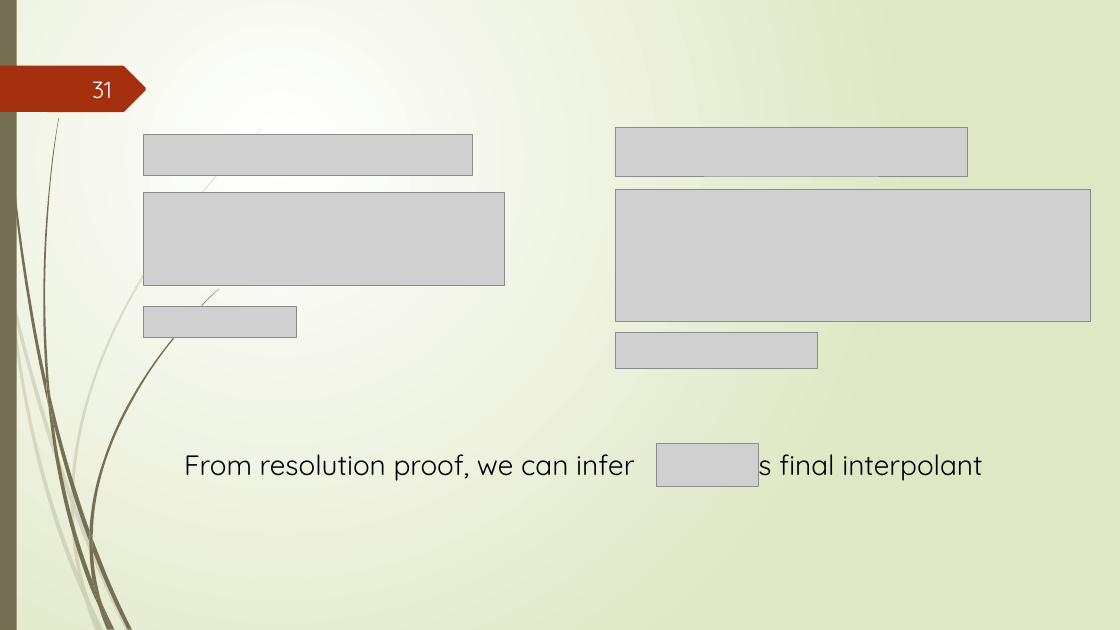
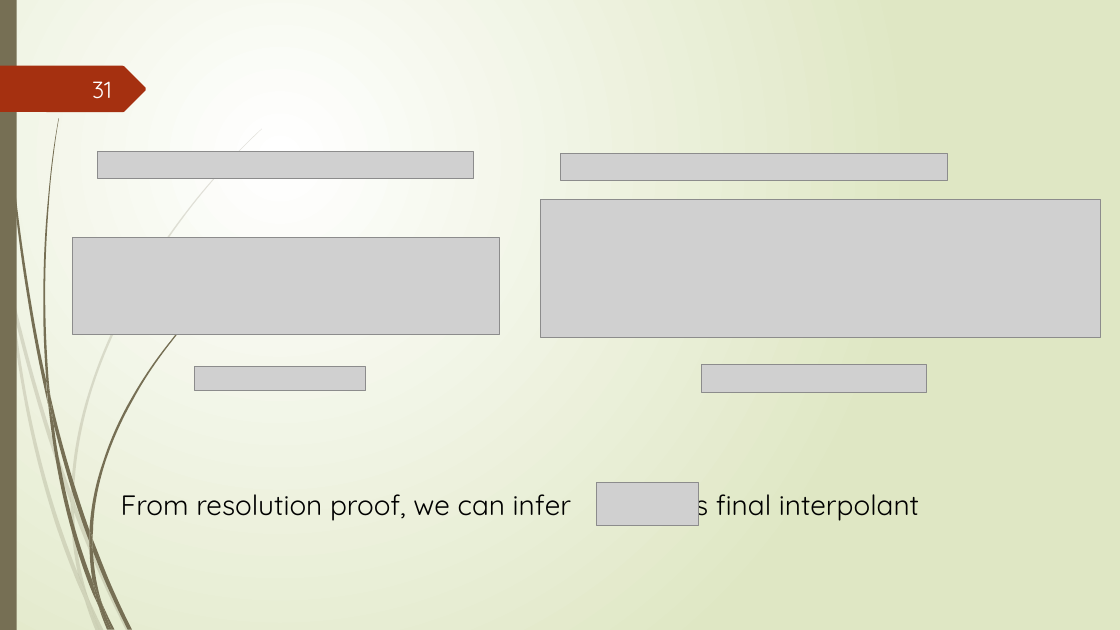
Before and after one commit to tungvx/raSAT, a slide deck: slide 31 of report/midterm.pptx. Drawn at 1120x630 pixels with LibreOffice and Linux fonts; fonts in the diff are those of the drawing; grey boxes stand for pictures. Boxes give left, top, right and bottom in pixels: in the first picture for what was removed or moved away, otherwise in the second. Text is boxed around its words. In the diff, an @@ line names an element or a change of style, - is before the commit and + after.

```diff
--- a/report/midterm.pptx
+++ b/report/midterm.pptx
@@ picture removed at (144,134,473,175) @@
@@ picture removed at (616,127,968,176) @@
@@ picture added at (97,152,474,179) @@
@@ picture added at (561,154,948,181) @@
@@ picture removed at (144,192,505,286) @@
@@ picture: place and size @@
-picture at (616,189,1091,322)
+picture at (541,200,1101,338)
@@ picture added at (72,237,499,334) @@
@@ picture removed at (144,307,296,337) @@
@@ picture removed at (616,333,818,369) @@
@@ picture added at (195,367,366,392) @@
@@ picture added at (702,365,927,392) @@
@@ text "From resolution proof, we can ...": place and size @@
-text "From resolution proof, we can ..." at (184,446,982,483)
+text "From resolution proof, we can ..." at (121,486,919,523)
@@ picture: place and size @@
-picture at (656,444,759,486)
+picture at (597,483,699,526)
```
Also in this commit, not shown: 1 other slide changed, 2 other files.
